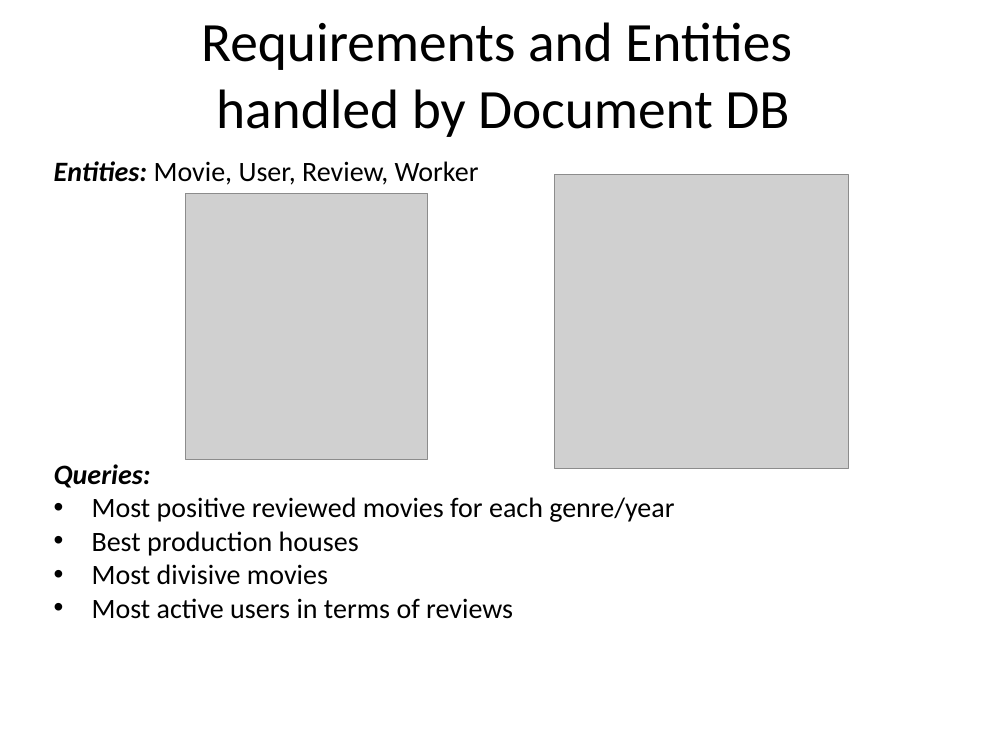
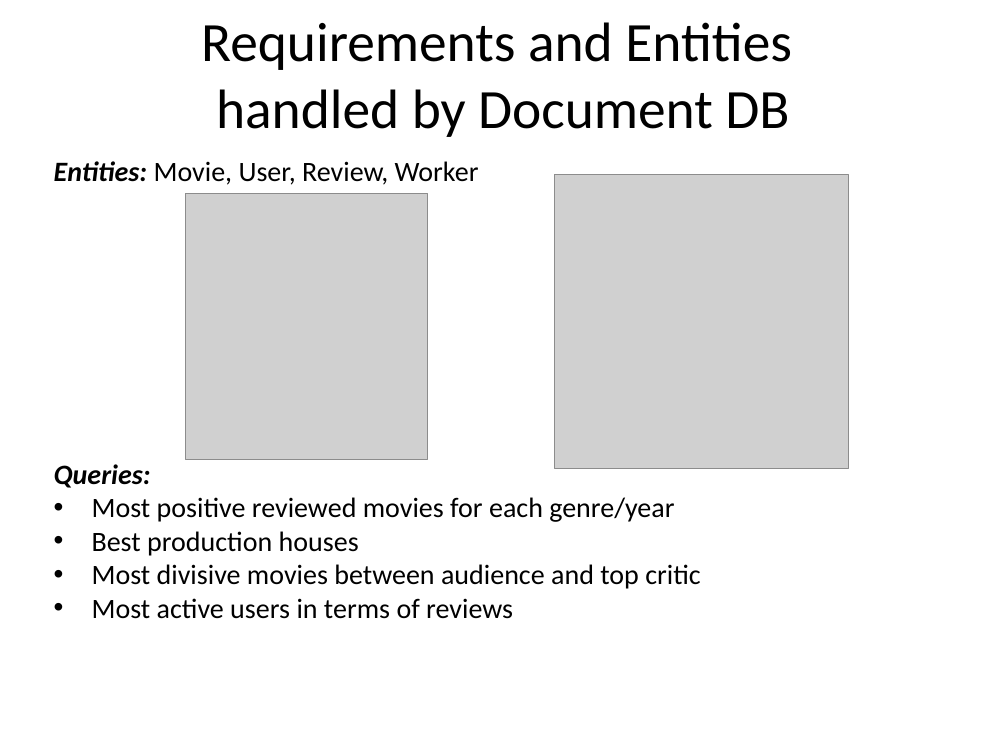
Before and after one commit to glmquint/RottenMovies, a slide deck: slide 6 of Presentazione.pptx. Drawn at 1008x756 pixels with LibreOffice and Linux fonts; fonts in the diff are those of the drawing; grey boxes stand for pictures; background and template pictures are left out. Boxes give left, top, right and bottom in pixels: in the first picture for what was removed or moved away, otherwise in the second. Text is boxed around its words. In the diff, an @@ line names an element or a change of style, - is before the commit and + after.

Commit message:
Modified the query for document db

```diff
--- a/Presentazione.pptx
+++ b/Presentazione.pptx
@@ text at [92,564,700,589]: text changed @@
-• Most divisive movies
+• Most divisive movies between audience and top critic
```
